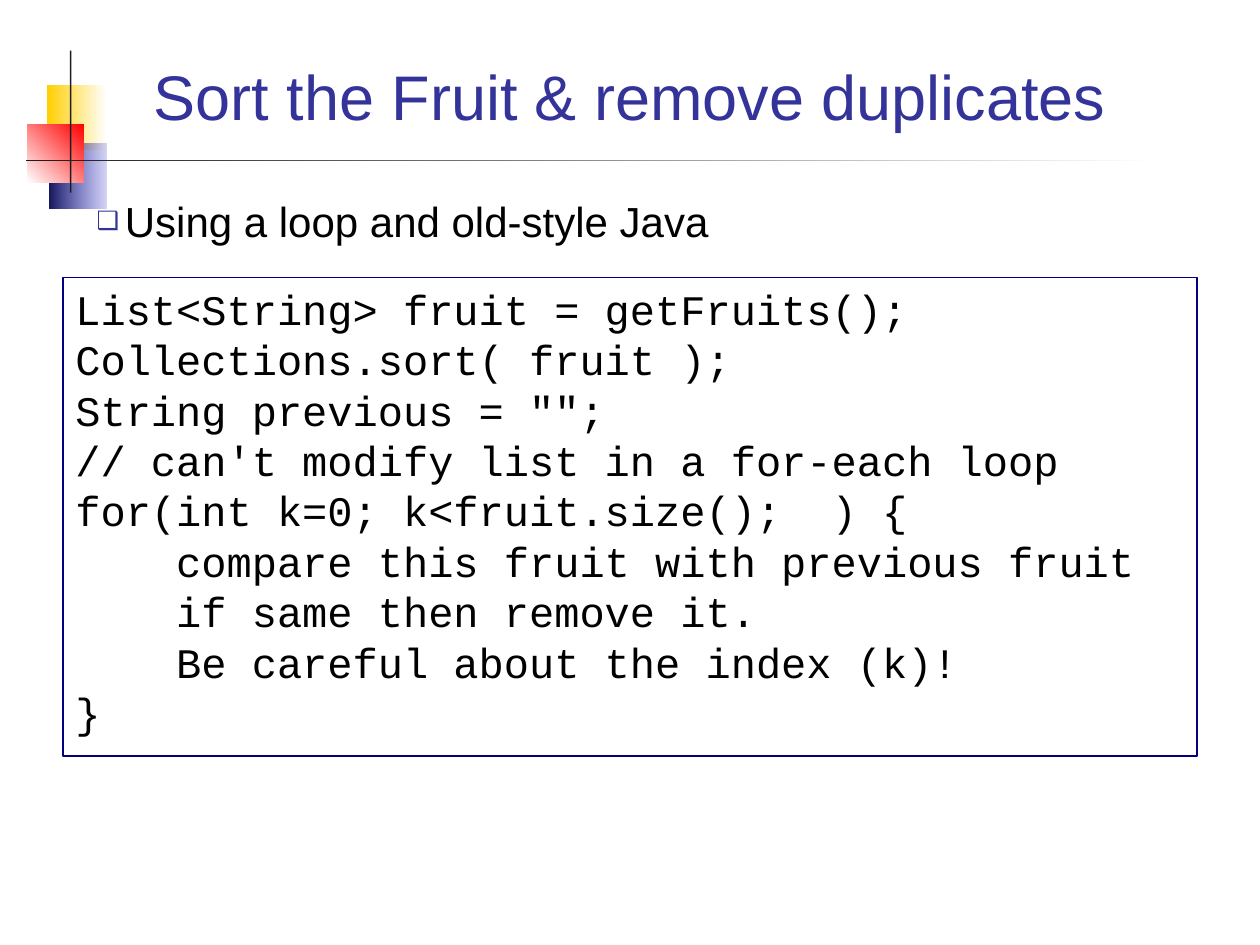
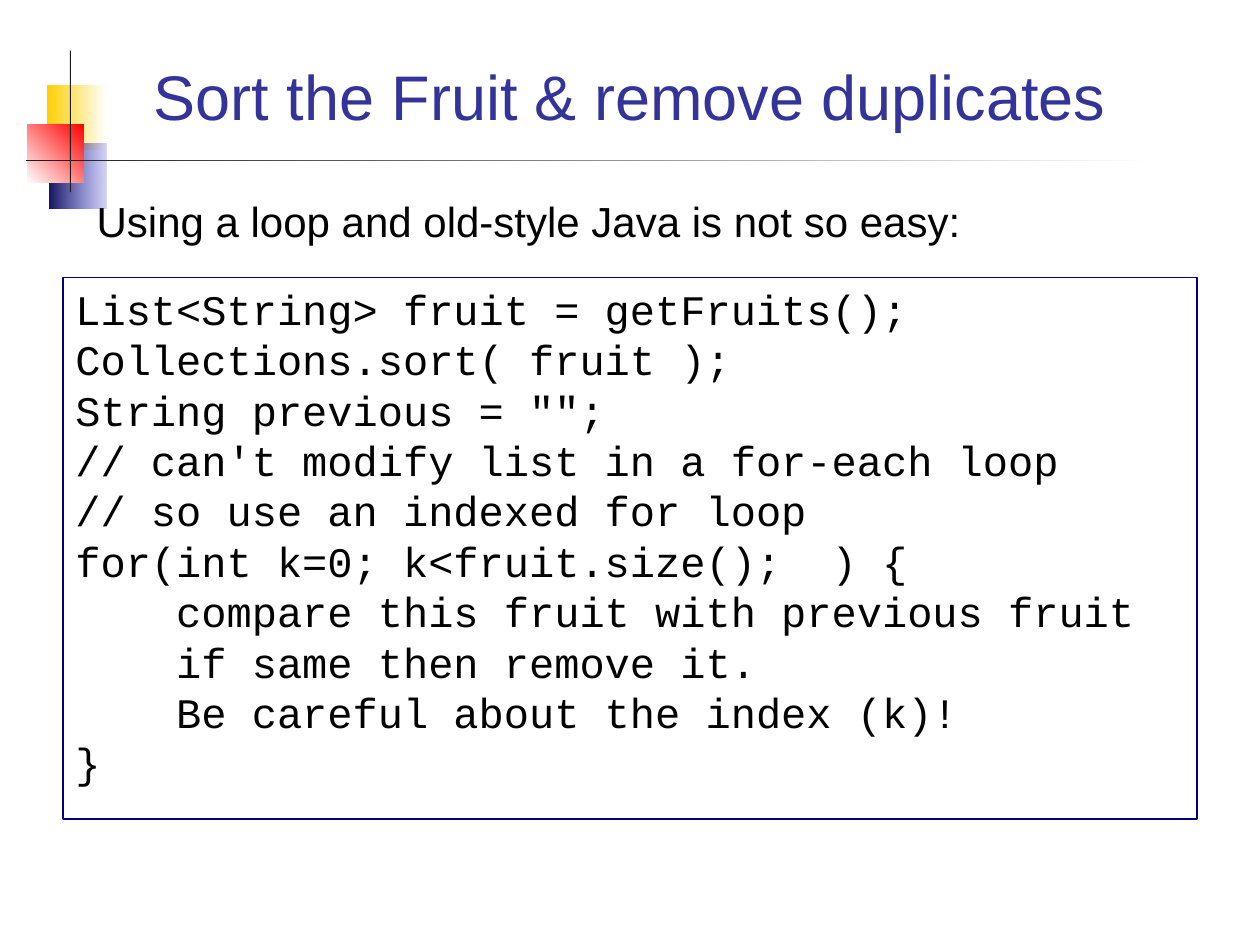
Before and after one commit to skeoop/skeoop.github.io, a slide deck: slide 14 of week14/Streams.ppt (slide 10 before the commit). Drawn at 1260x945 pixels with LibreOffice and Linux fonts; fonts in the diff are those of the drawing. Boxes give left, top, right and bottom in pixels: in the first picture for what was removed or moved away, otherwise in the second. Text is boxed around its words. In the diff, an @@ line names an element or a change of style, - is before the commit and + after.

```diff
--- a/week14/Streams.ppt
+++ b/week14/Streams.ppt
@@ text at [97, 203, 960, 245]: text changed @@
-❑ Using a loop and old-style Java
+Using a loop and old-style Java is not so easy:
@@ rectangle "List<String> fruit = getFruits();": place and size @@
-rectangle "List<String> fruit = getFruits();" at [63, 277, 1197, 756]
+rectangle "List<String> fruit = getFruits();" at [63, 277, 1197, 819]
@@ text in rectangle at [151, 496, 807, 535]: paragraph added @@
+// so use an indexed for loop
```
Also in this commit, not shown: 9 other slides changed, 6 slides added, 2 other files.
